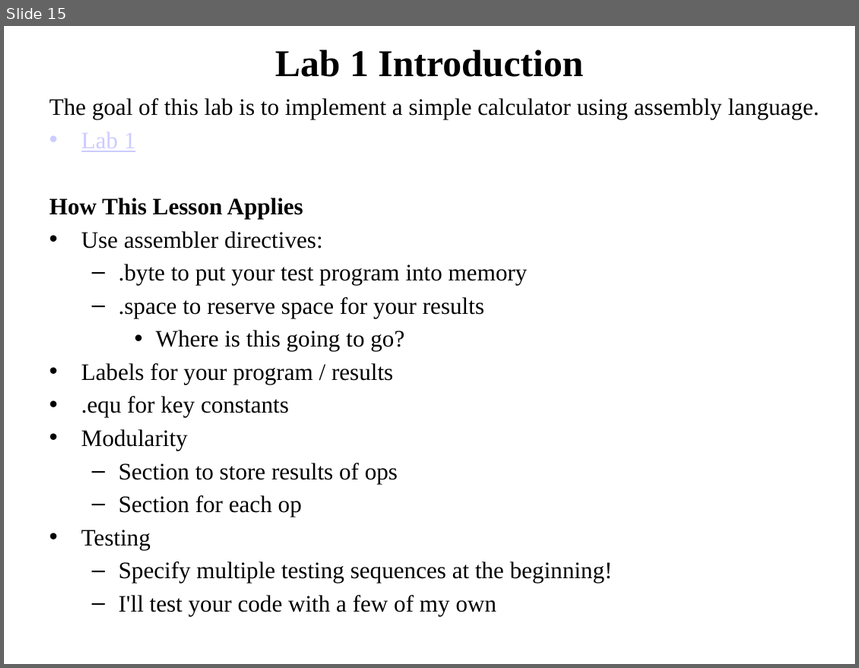
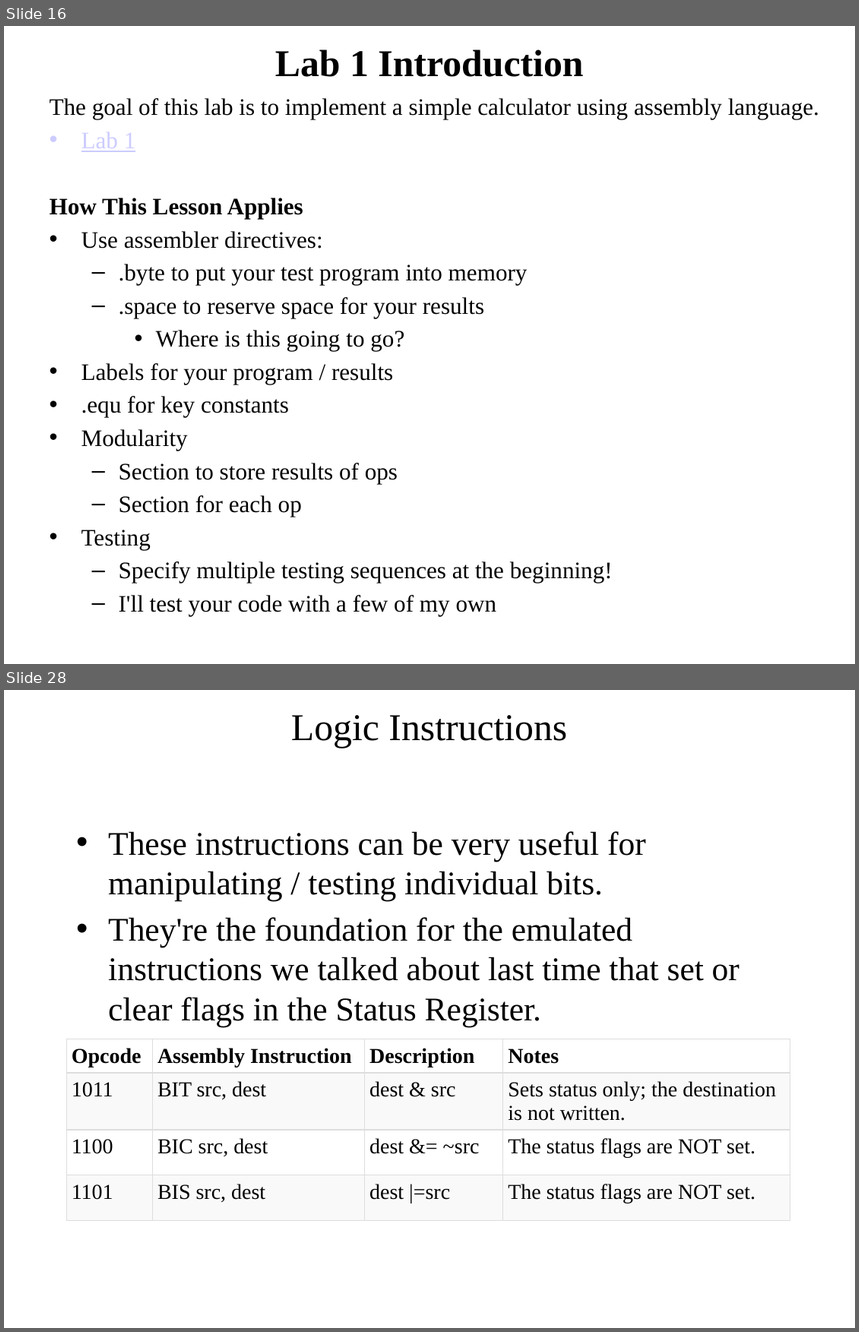
Before and after one commit to pw4rn3r/ECE382, a slide deck: notes/L7/Lsn7.pptx. Shown one above the other, each under a label of ours: slide 15 before the commit, slides 16 and 28 after it; the slides between them are not shown. The pictures are 859x668 and 859x1332 pixels, drawn with LibreOffice and Linux fonts; fonts in the diff are those of the drawing. Boxes give left, top, right and bottom in pixels: in the first picture for what was removed or moved away, otherwise in the second. Text is boxed around its words. In the diff, an @@ line names an element or a change of style, - is before the commit and + after.

```diff
--- a/notes/L7/Lsn7.pptx
+++ b/notes/L7/Lsn7.pptx
@@ slide 28 added at (x1=4, y1=690, x2=855, y2=1328), background #FFFFFF @@
@@ title added at (x1=291, y1=715, x2=567, y2=748), 32 pt, text #000000 @@
+Logic Instructions
@@ text added at (x1=108, y1=831, x2=740, y2=1027), 28 pt, text #000000 @@
+• These instructions can be very useful for manipulating / testing individual bits.
+• They're the foundation for the emulated instructions we talked about last time that set or clear flags in the Status Register.
@@ table added at (x1=67, y1=1040, x2=791, y2=1227), 4 rows, 4 columns @@
+Opcode | Assembly Instruction | Description | Notes
+1011 | BIT src, dest | dest & src | Sets status only; the destination is not written.
+1100 | BIC src, dest | dest &= ~src | The status flags are NOT set.
+1101 | BIS src, dest | dest |=src | The status flags are NOT set.
@@ what was slide 15 is now slide 16 @@
```
Also in this commit, not shown: 5 slides changed, 23 other slides added, 1 slide removed.
